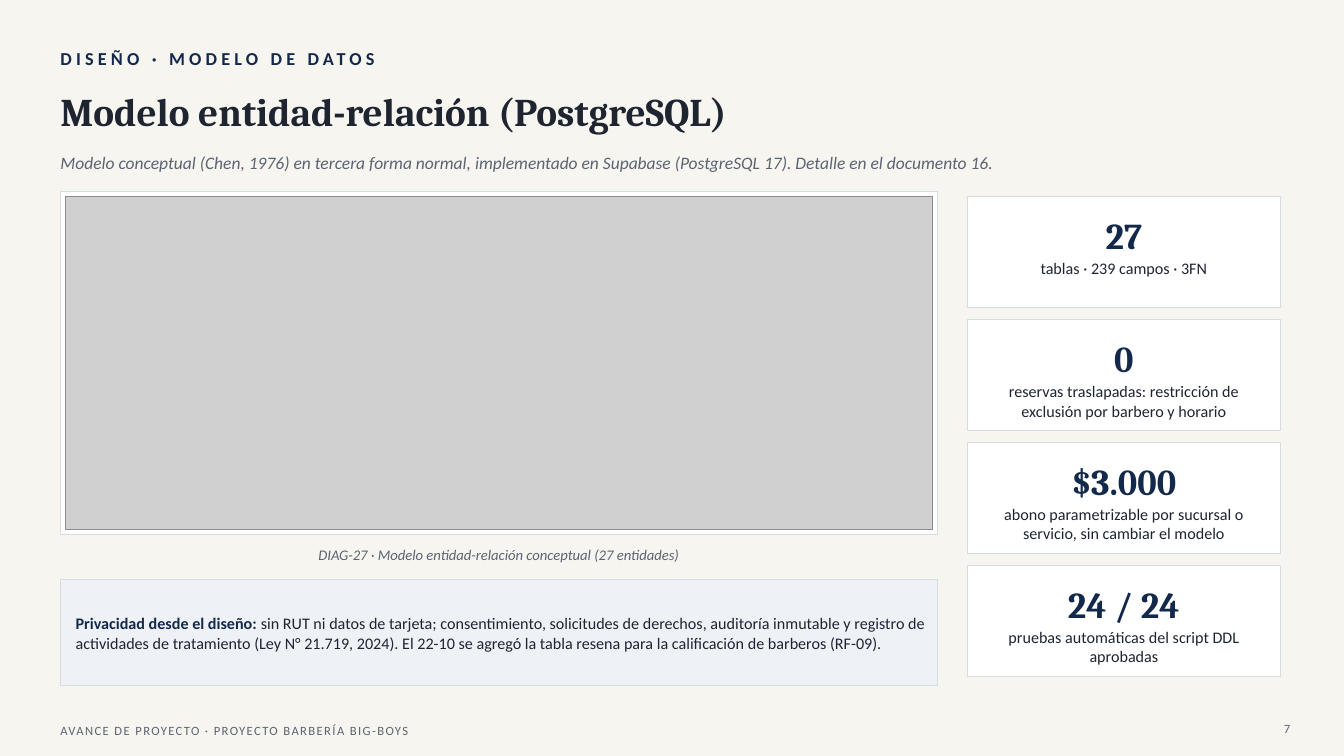
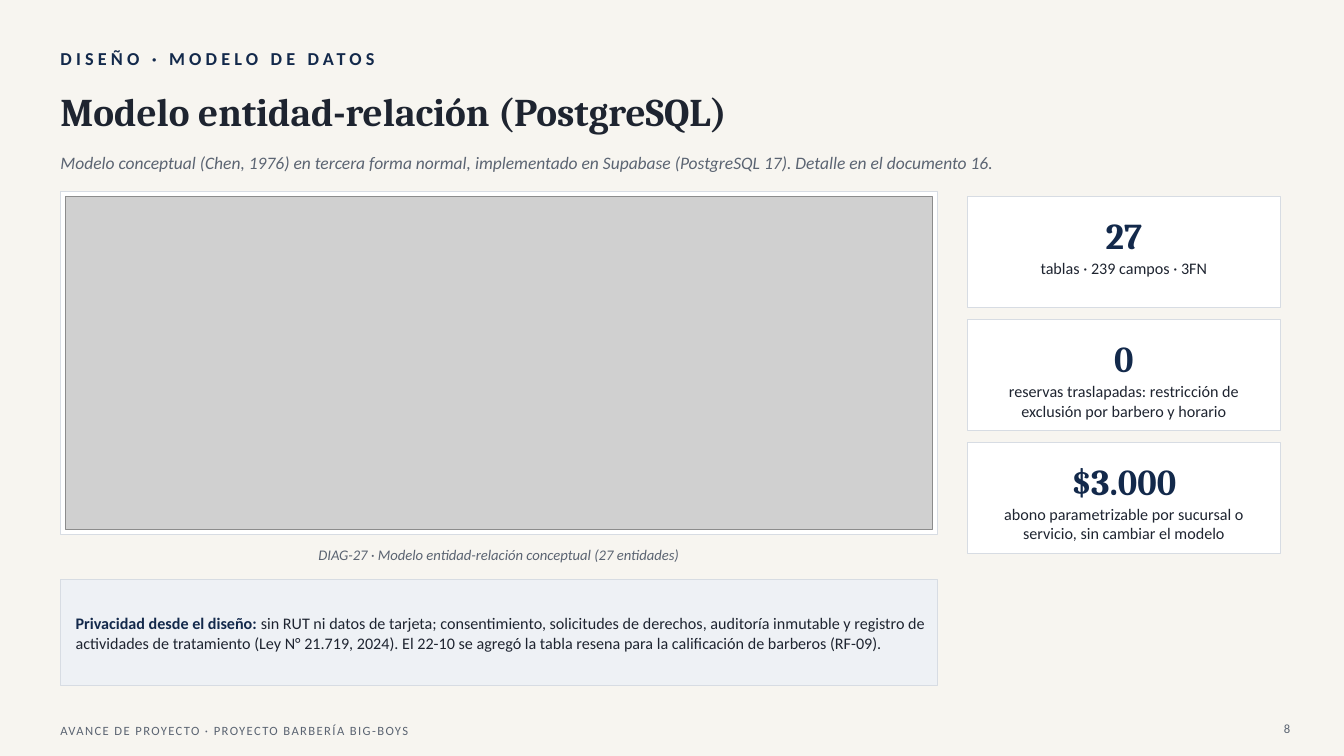
Before and after one commit to Yerko-Rosales/Proyecto_Barberia, a slide deck: slide 8 of Fase 2/Seguimiento semanal/Seguimiento_Roadmap_Proyecto_Barberia_22-10.pptx (slide 7 before the commit). Drawn at 1344x756 pixels with LibreOffice and Linux fonts; fonts in the diff are those of the drawing; grey boxes stand for pictures. Boxes give left, top, right and bottom in pixels: in the first picture for what was removed or moved away, otherwise in the second. Text is boxed around its words. In the diff, an @@ line names an element or a change of style, - is before the commit and + after.

```diff
--- a/Fase 2/Seguimiento semanal/Seguimiento_Roadmap_Proyecto_Barberia_22-10.pptx
+++ b/Fase 2/Seguimiento semanal/Seguimiento_Roadmap_Proyecto_Barberia_22-10.pptx
@@ rectangle removed at box(968, 566, 1280, 677) @@
@@ text removed at box(1068, 593, 1180, 618) @@
-24 / 24
@@ text removed at box(1008, 631, 1240, 665) @@
-pruebas automáticas del script DDL aprobadas
@@ page number at box(1284, 724, 1290, 733): text changed @@
-7
+8
```
Also in this commit, not shown: 8 other slides changed, 3 slides added, 1 other file.
